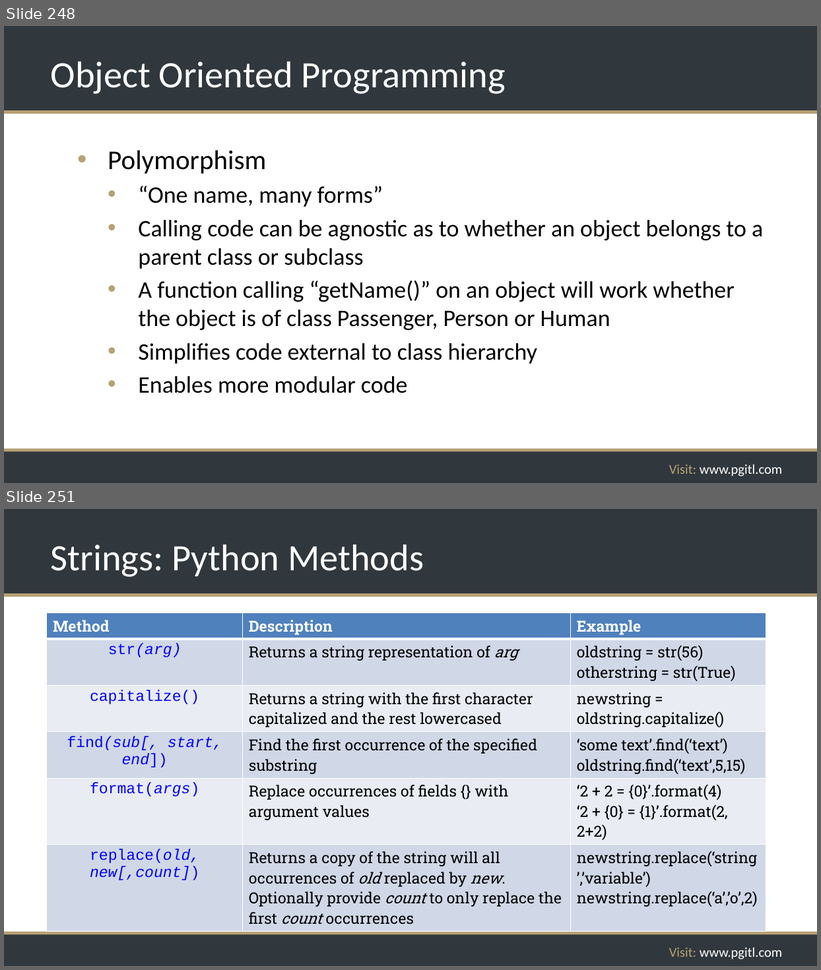
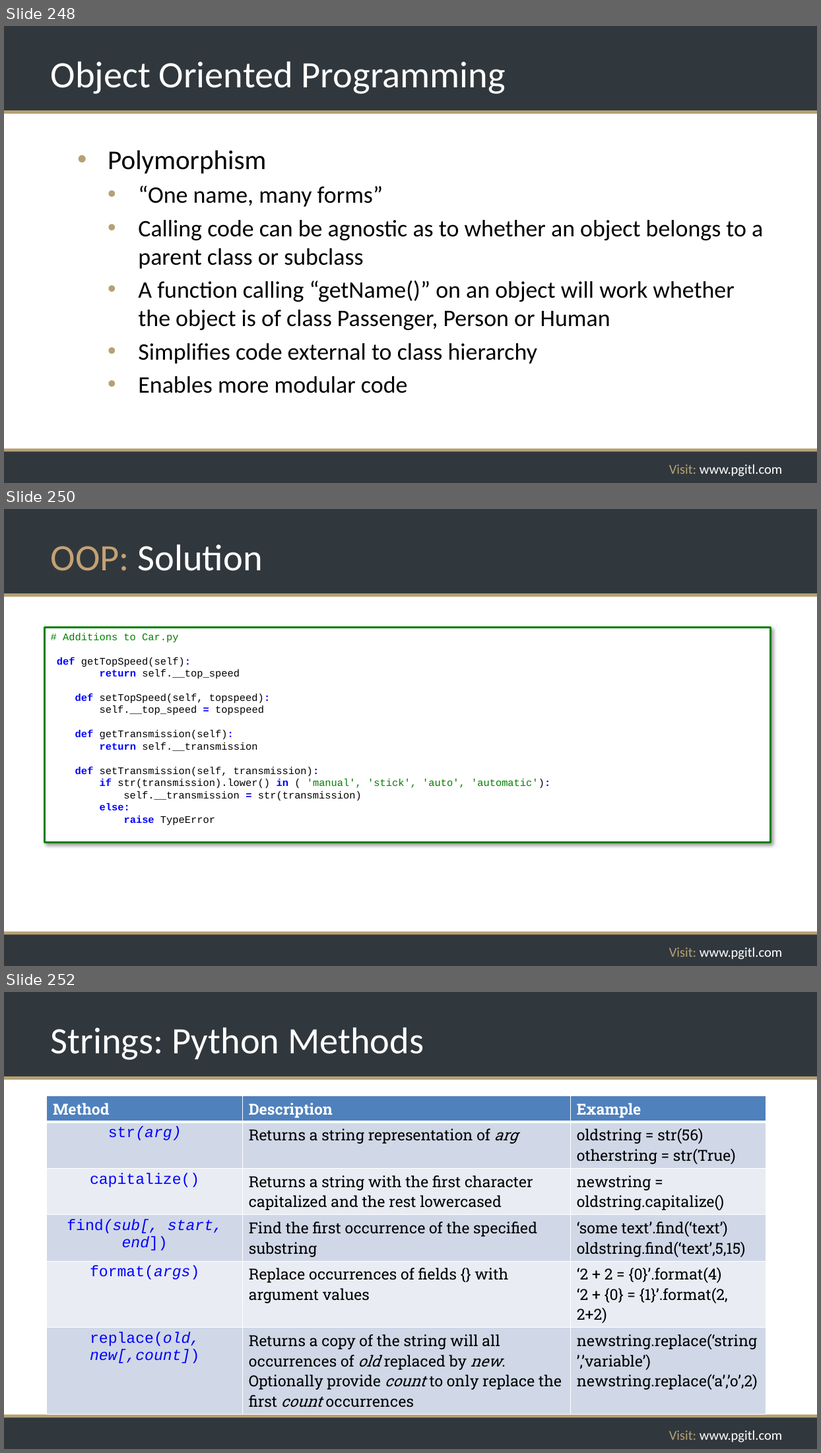
Before and after one commit to rikkouri/project-a, a slide deck: Programming Foundations.pptx. Shown one above the other, each under a label of ours: slides 248 and 251 before the commit, slides 248, 250 and 252 after it; the slides between them are not shown. The pictures are 821x970 and 821x1453 pixels, drawn with LibreOffice and Linux fonts; fonts in the diff are those of the drawing; background and template pictures are left out. Boxes give left, top, right and bottom in pixels: in the first picture for what was removed or moved away, otherwise in the second. Text is boxed around its words. In the diff, an @@ line names an element or a change of style, - is before the commit and + after.

```diff
--- a/Programming Foundations.pptx
+++ b/Programming Foundations.pptx
@@ slide 250 added at (4,509,817,966), background #FFFFFF; not listed: 5 template elements that a slide beside it also shows @@
@@ title added at (51,544,263,571), 44 pt, text #FFFFFF @@
+OOP: Solution
@@ rectangle added at (45,627,771,843), fill #FFFFFF, outline #008000 2.25 pt, 12 pt, text #000000 @@
+# Additions to Car.py
+def getTopSpeed(self):
+return self.__top_speed
+def setTopSpeed(self, topspeed):
+self.__top_speed = topspeed
+def getTransmission(self):
+return self.__transmission
+def setTransmission(self, transmission):
+if str(transmission).lower() in ( 'manual', 'stick', 'auto', 'automatic'):
+self.__transmission = str(transmission)
+else:
+raise TypeError
@@ what was slide 251 is now slide 252 @@
```
Also in this commit, not shown: 1 slide changed, 1 other slide added, 1 slide removed, 5 other files.
